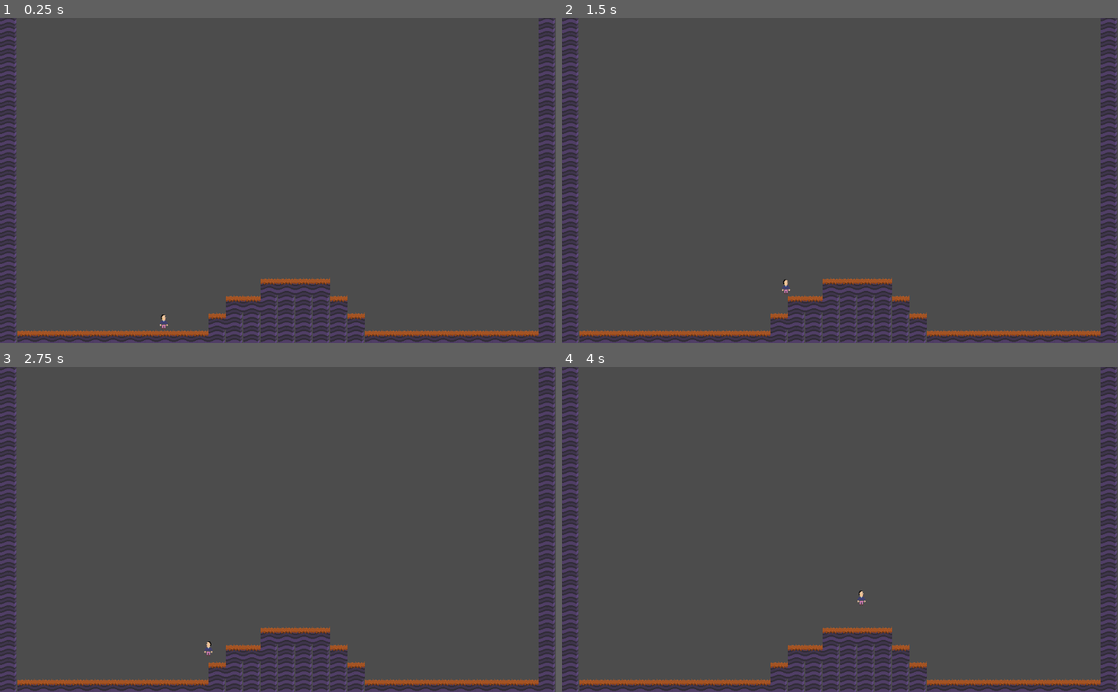
Above: before the commit, frames 1-4 (two rows, left to right).
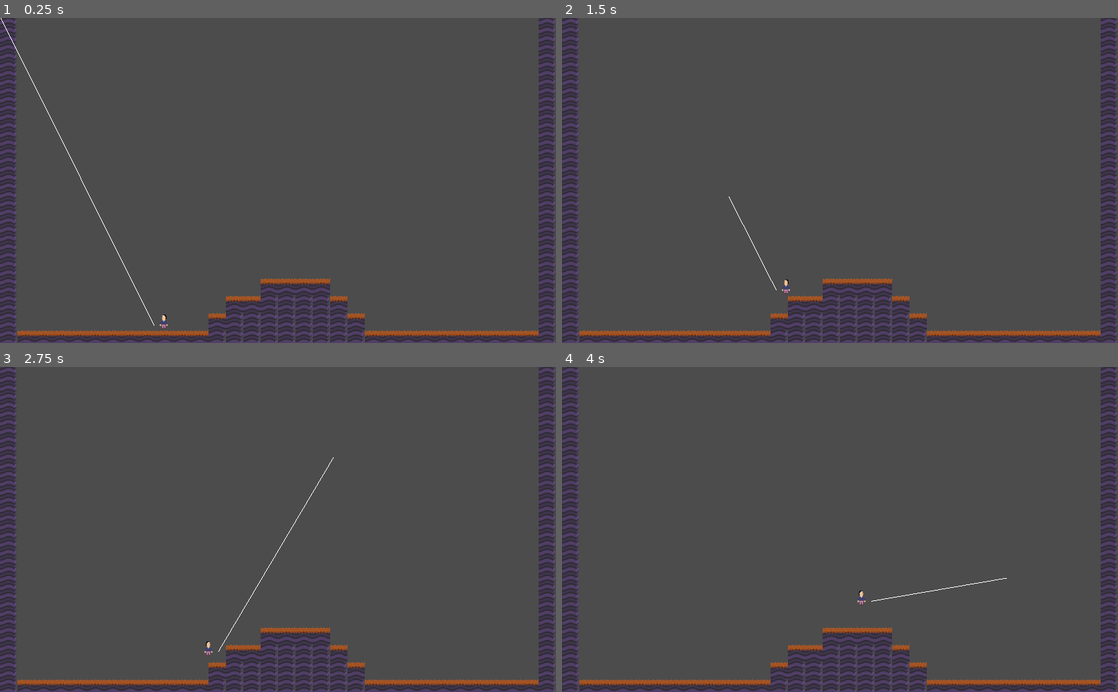
Above: after the commit, the same moments.

Repository: hansi-c/pastashooter
Game: Godot game, scene res://src/Main/Game.tscn
Same seed, same stepped clock (60 frames per second), same inputs: the game is played once before the commit and once after it.
Inputs (mouse positions are in pixels of both pictures, inside the frame that each line leads up to):
- Up to frame 1 (0.25 s): no input
- Up to frame 2 (1.5 s): move the mouse to (962, 164) at 0.52 s; hold D (move_right) from 0.53 s (still down); tap W (jump) at 0.6, 0.77, 1.07, 1.35 s; move the mouse to (728, 196) at 1.27 s
- Up to frame 3 (2.75 s): tap W (jump) at 1.52, 1.82, 2.1 s; move the mouse to (333, 458) at 2.02 s; release D (move_right) at 2.03 s; hold A (move_left) from 2.03 s (still down)
- Up to frame 4 (4 s): move the mouse to (812, 594) at 2.77 s; release A (move_left) at 2.78 s; hold D (move_right) from 2.78 s (still down); tap W (jump) at 2.85, 3.02, 3.32, 3.6, 3.77 s; move the mouse to (1006, 578) at 3.52 s

The runs differ from the first frame. In frame 1, 0.1% of the frame differs, in the area x 0-31%, y 0-96%; in frame 2, less than 0.1%; in frame 3, less than 0.1%; in frame 4, less than 0.1%.

Commit message:
player sprite rotates with mouse position

Diff:
--- /dev/null
+++ b/src/Actors/Gun.gd
@@ -0,0 +1,8 @@
+extends Position2D
+
+func _process(delta):
+	update()
+
+func _draw():
+	var mouse_position = get_local_mouse_position()
+	draw_line(position, mouse_position, Color.white)
--- a/src/Actors/Player.gd
+++ b/src/Actors/Player.gd
@@ -34,23 +34,25 @@
 # - If you split the character into a state machine or more advanced pattern,
 #   you can easily move individual functions.
 func _physics_process(_delta):
-	var direction = get_direction()
+	var move_direction = get_move_direction()
 
 	var is_jump_interrupted = Input.is_action_just_released("jump" + action_suffix) and _velocity.y < 0.0
-	_velocity = calculate_move_velocity(_velocity, direction, speed, is_jump_interrupted)
+	_velocity = calculate_move_velocity(_velocity, move_direction, speed, is_jump_interrupted)
 
 	var snap_vector = Vector2.ZERO
-	if direction.y == 0.0:
+	if move_direction.y == 0.0:
 		snap_vector = Vector2.DOWN * FLOOR_DETECT_DISTANCE
 	var is_on_platform = true#platform_detector.is_colliding()
 	_velocity = move_and_slide_with_snap(
 		_velocity, snap_vector, FLOOR_NORMAL, not is_on_platform, 4, 0.9, false
 	)
 
+	var look_direction = get_look_direction()
+
 	# When the character’s direction changes, we want to to scale the Sprite accordingly to flip it.
 	# This will make Robi face left or right depending on the direction you move.
-	if direction.x != 0:
-		if direction.x > 0:
+	if look_direction.x != 0:
+		if look_direction.x > 0:
 			sprite.scale.x = 1
 		else:
 			sprite.scale.x = -1
@@ -70,12 +72,15 @@
 #		animation_player.play(animation)
 
 
-func get_direction():
+func get_move_direction():
 	return Vector2(
 		Input.get_action_strength("move_right" + action_suffix) - Input.get_action_strength("move_left" + action_suffix),
 		-1 if is_on_floor() and Input.is_action_just_pressed("jump" + action_suffix) else 0
 	)
 
+func get_look_direction():
+	var mouse_position = get_global_mouse_position()
+	return mouse_position - global_position
 
 # This function calculates a new velocity whenever you need it.
 # It allows you to interrupt jumps.
--- a/src/Actors/Player.tscn
+++ b/src/Actors/Player.tscn
@@ -1,7 +1,8 @@
-[gd_scene load_steps=4 format=2]
+[gd_scene load_steps=5 format=2]
 
 [ext_resource path="res://src/Actors/Player.gd" type="Script" id=1]
 [ext_resource path="res://assets/art/player/playersprite.png" type="Texture" id=2]
+[ext_resource path="res://src/Actors/Gun.gd" type="Script" id=3]
 
 [sub_resource type="CapsuleShape2D" id=1]
 height = 9.0
@@ -15,5 +16,9 @@
 region_rect = Rect2( 64.098, 32.864, 23.908, 31.029 )
 region_filter_clip = true
 
+[node name="Gun" type="Position2D" parent="Sprite"]
+position = Vector2( 9, 3 )
+script = ExtResource( 3 )
+
 [node name="CollisionShape2D" type="CollisionShape2D" parent="."]
 shape = SubResource( 1 )
